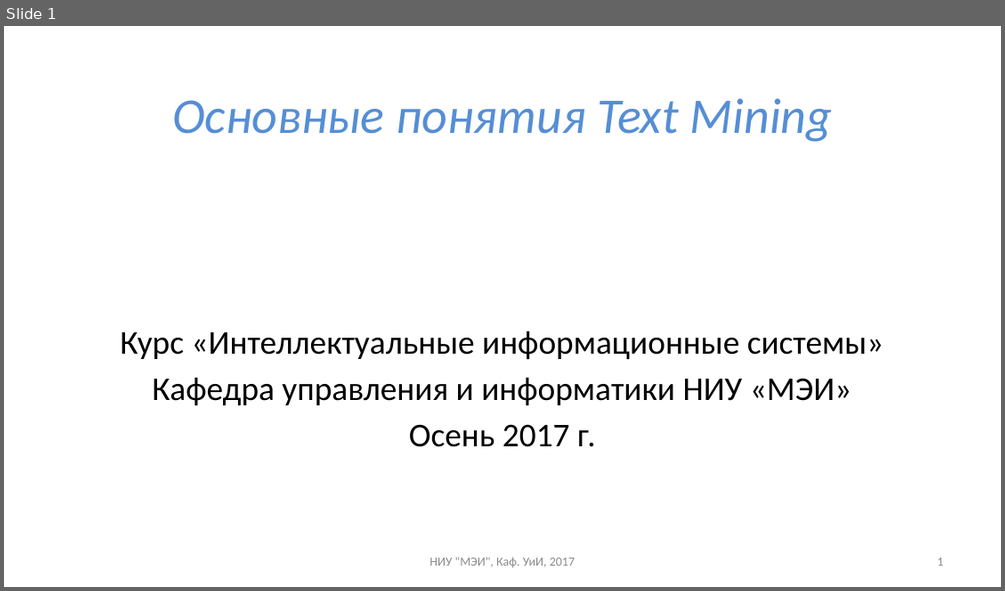
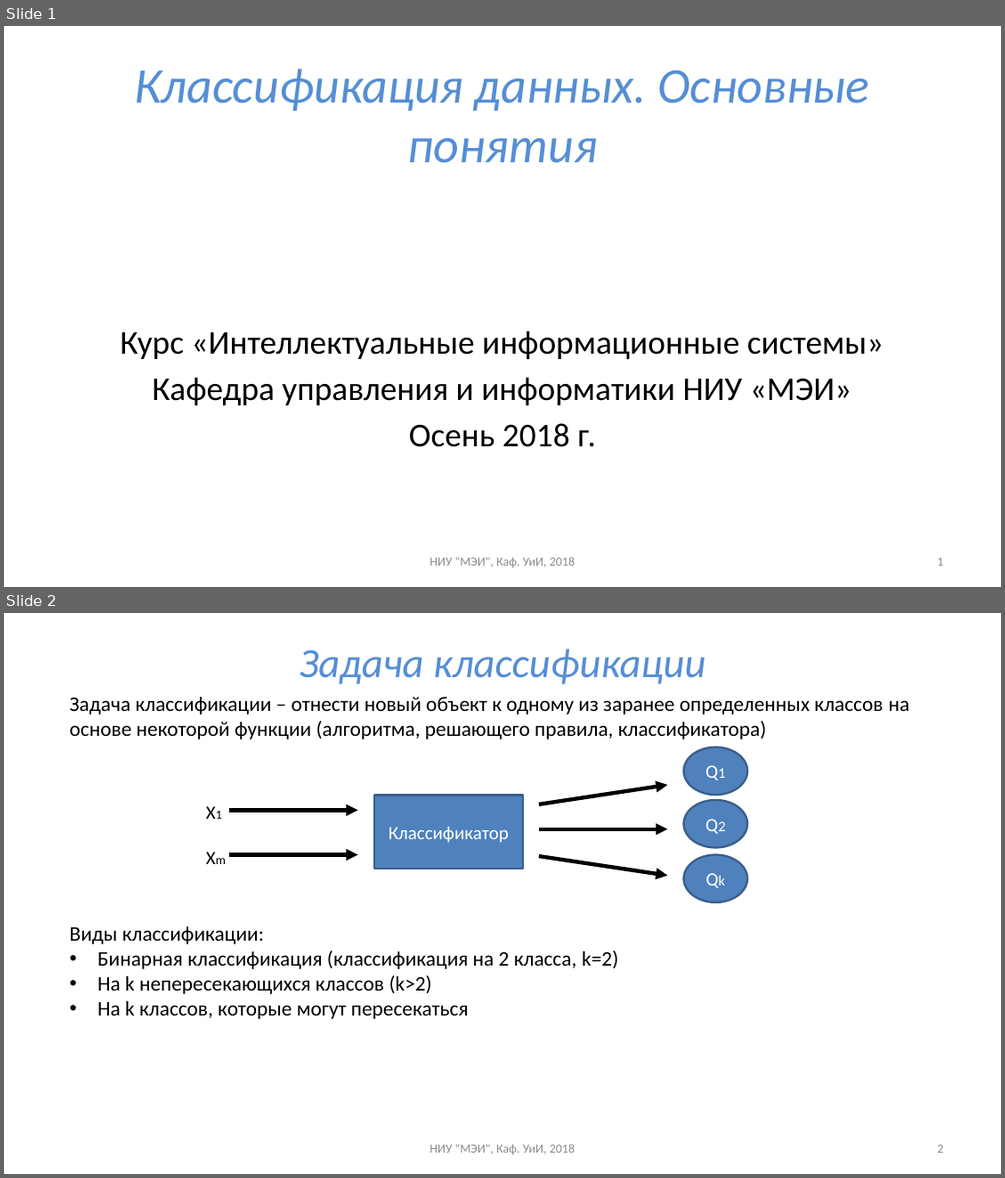
Before and after one commit to uii-mpei/uii-mpei.github.io, a slide deck: study/courses/iis/IIS_lec_2.pptx. Shown one above the other, each under a label of ours: slide 1 before the commit, slides 1 and 2 after it. The pictures are 1005x591 and 1005x1178 pixels, drawn with LibreOffice and Linux fonts; fonts in the diff are those of the drawing. Boxes give left, top, right and bottom in pixels: in the first picture for what was removed or moved away, otherwise in the second. Text is boxed around its words. In the diff, an @@ line names an element or a change of style, - is before the commit and + after.

```diff
--- a/study/courses/iis/IIS_lec_2.pptx
+++ b/study/courses/iis/IIS_lec_2.pptx
@@ slide 2 added at (x1=4, y1=613, x2=1001, y2=1174), background #FFFFFF @@
@@ title added at (x1=299, y1=649, x2=705, y2=684), 40 pt, text #558ED5, italic @@
+Задача классификации
@@ text added at (x1=70, y1=697, x2=910, y2=739), 20 pt, text #000000 @@
+Задача классификации – отнести новый объект к одному из заранее определенных классов на основе некоторой функции (алгоритма, решающего правила, классификатора)
@@ ellipse added at (x1=684, y1=747, x2=747, y2=795), fill #4F81BD, outline #3A5F8C 2 pt, 18 pt, text #FFFFFF @@
+Q1
@@ text added at (x1=198, y1=797, x2=234, y2=873), 18 pt, text #000000 @@
+Х1
+Хm
@@ rectangle added at (x1=374, y1=795, x2=523, y2=868), fill #4F81BD, outline #3A5F8C 2 pt, 18 pt, text #FFFFFF @@
+Классификатор
@@ arrow added from (539, 804) to (667, 785), #000000 3.75 pt @@
@@ arrow added from (229, 811) to (357, 811), #000000 3.75 pt @@
@@ ellipse added at (x1=684, y1=800, x2=747, y2=848), fill #4F81BD, outline #3A5F8C 2 pt, 18 pt, text #FFFFFF @@
+Q2
@@ arrow added from (539, 829) to (667, 829), #000000 3.75 pt @@
@@ arrow added from (229, 854) to (357, 854), #000000 3.75 pt @@
@@ arrow added from (539, 856) to (667, 876), #000000 3.75 pt @@
@@ ellipse added at (x1=684, y1=854, x2=747, y2=902), fill #4F81BD, outline #3A5F8C 2 pt, 18 pt, text #FFFFFF @@
+Qk
@@ text added at (x1=70, y1=926, x2=618, y2=1019), 20 pt, text #000000 @@
+Виды классификации:
+• Бинарная классификация (классификация на 2 класса, k=2)
+• На k непересекающихся классов (k>2)
+• На k классов, которые могут пересекаться
@@ text added at (x1=429, y1=1143, x2=574, y2=1154), 12 pt, text #8C8C8C @@
+НИУ "МЭИ", Каф. УиИ, 2018
@@ page number added at (x1=937, y1=1144, x2=943, y2=1152), 12 pt, text #8C8C8C @@
+2
@@ slide 1 changed as well @@
@@ title at (x1=134, y1=69, x2=869, y2=163): text changed @@
-Основные понятия Text Mining
+Классификация данных. Основные понятия
@@ text at (x1=409, y1=423, x2=596, y2=447): text changed @@
-Осень 2017 г.
+Осень 2018 г.
@@ text at (x1=429, y1=556, x2=574, y2=567): text changed @@
-НИУ "МЭИ", Каф. УиИ, 2017
+НИУ "МЭИ", Каф. УиИ, 2018
```
Also in this commit, not shown: 7 other slides changed, 6 other slides added, 15 slides removed, 2 other files.
